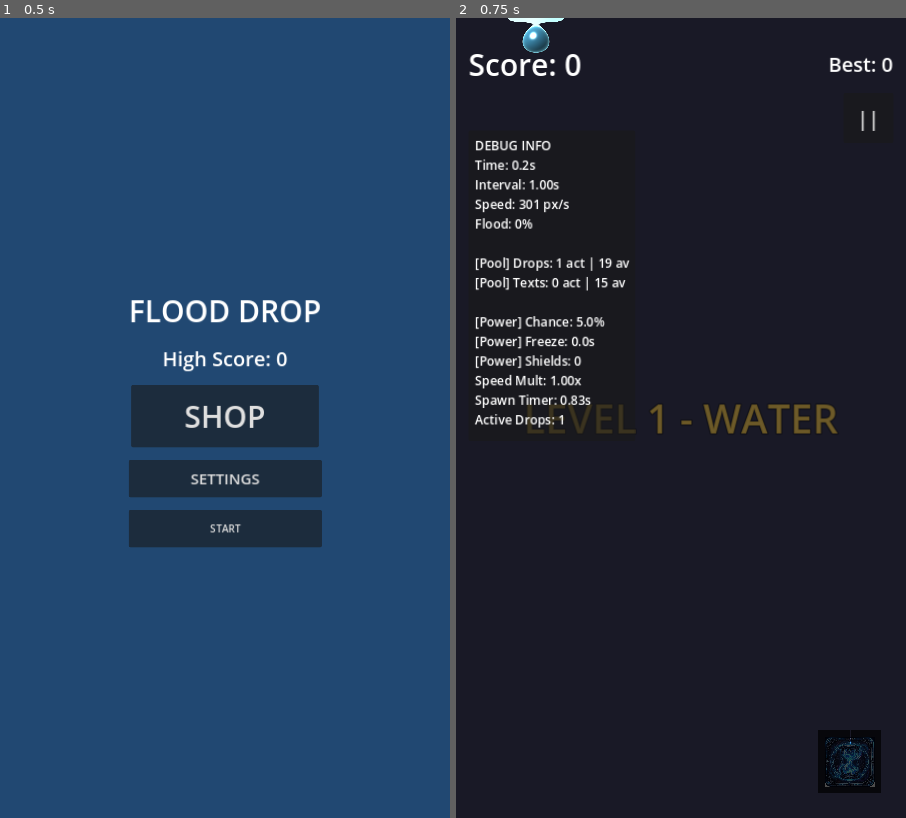
Above: before the commit, frames 1-2 (left to right).
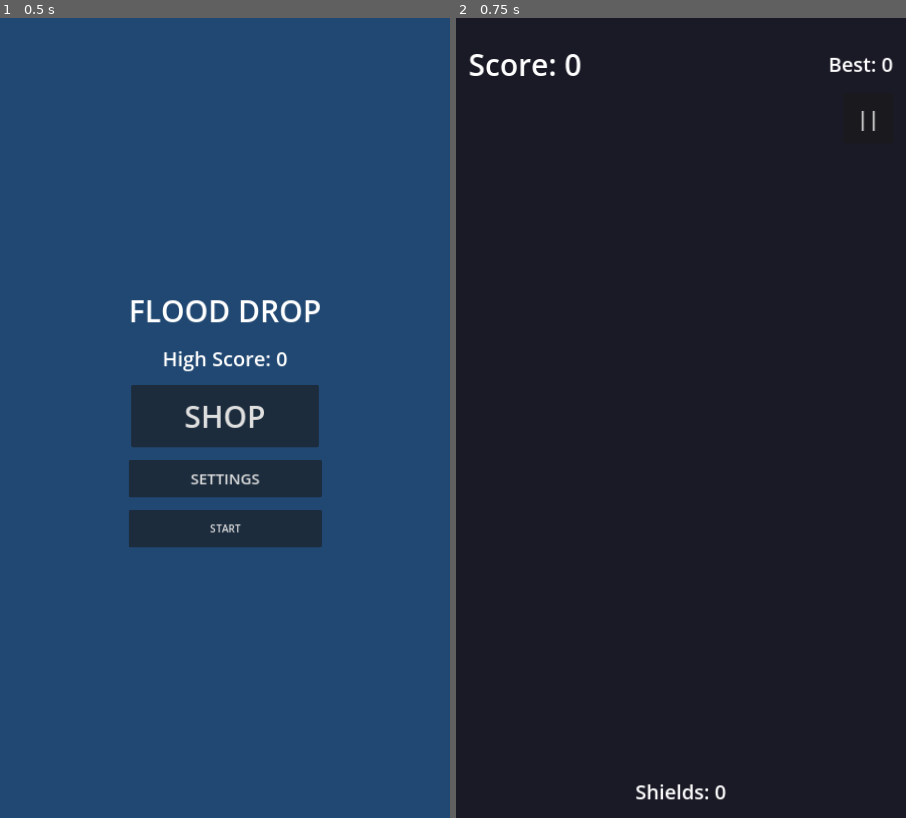
Above: after the commit, the same moments.

Repository: bwilde96/Flooddrop
Game: Godot game, scene res://scenes/Main.tscn
Two runs of this game, one before a commit and one after it. Both use one fixed random seed, a clock stepped at 60 frames per second and the inputs below.
Inputs:
- Up to frame 1 (0.5 s): no input
- Up to frame 2 (0.75 s): click "START" at 0.5 s

Frame 1 is identical in both runs. In frame 2, 4.2% of the frame differs, in the area x 4-95%, y 0-98%.
Error after the commit: Parse Error: Identifier "BackgroundManager" not declared in the current scope. (res://scripts/Gameplay.gd:141)

Commit message:
Implement all 8 animated backgrounds and liquid wipe transition

Diff:
--- /dev/null
+++ b/assets/acid_bg.gdshader
@@ -0,0 +1,31 @@
+shader_type canvas_item;
+uniform vec4 bg_color : source_color = vec4(0.1, 0.15, 0.0, 1.0);
+
+float random(vec2 uv) {
+    return fract(sin(dot(uv, vec2(12.9898, 78.233))) * 43758.5453123);
+}
+
+void fragment() {
+    vec2 uv = UV;
+    vec4 col = bg_color;
+
+    // Vertical metal grates/pipes
+    float pipes = abs(sin(uv.x * 30.0));
+    pipes = smoothstep(0.8, 0.9, pipes);
+
+    col.rgb -= pipes * 0.1;
+
+    // Bubbling acid behind grates
+    float bubbles = sin(uv.y * 20.0 - TIME * 5.0) * sin(uv.x * 50.0);
+    bubbles = smoothstep(0.8, 1.0, bubbles);
+
+    col.rgb += vec3(0.6, 1.0, 0.0) * bubbles * (1.0 - pipes) * 0.5;
+
+    // Flickering fluorescent light
+    float flicker = random(vec2(floor(TIME * 15.0), 0.0));
+    if (flicker > 0.9) {
+        col.rgb += vec3(0.2, 0.3, 0.0);
+    }
+
+    COLOR = col;
+}
--- /dev/null
+++ b/assets/galaxy_bg.gdshader
@@ -0,0 +1,38 @@
+shader_type canvas_item;
+
+float random(vec2 uv) {
+    return fract(sin(dot(uv, vec2(12.9898, 78.233))) * 43758.5453123);
+}
+
+float noise(vec2 uv) {
+    vec2 i = floor(uv);
+    vec2 f = fract(uv);
+    f = f * f * (3.0 - 2.0 * f);
+    return mix(mix(random(i), random(i + vec2(1.0, 0.0)), f.x),
+               mix(random(i + vec2(0.0, 1.0)), random(i + vec2(1.0, 1.0)), f.x), f.y);
+}
+
+void fragment() {
+    vec2 uv = UV;
+    vec3 col = vec3(0.02, 0.02, 0.1); // Deep space base
+
+    // Nebula 1 (Purple)
+    float n1 = noise(uv * 2.0 + vec2(TIME * 0.02, TIME * 0.01));
+    float n2 = noise(uv * 4.0 - vec2(TIME * 0.01, 0.0));
+    float nebula1 = smoothstep(0.4, 0.8, n1 * n2);
+    col += vec3(0.4, 0.1, 0.6) * nebula1;
+
+    // Nebula 2 (Cyan)
+    float n3 = noise(uv * 3.0 - vec2(0.0, TIME * 0.02));
+    float nebula2 = smoothstep(0.5, 0.9, n3);
+    col += vec3(0.1, 0.4, 0.6) * nebula2 * 0.8;
+
+    // Stars
+    float star_val = random(floor(uv * 400.0));
+    if (star_val > 0.99) {
+        float twinkle = sin(TIME * 5.0 + star_val * 100.0) * 0.5 + 0.5;
+        col += vec3(1.0) * twinkle;
+    }
+
+    COLOR = vec4(col, 1.0);
+}
--- /dev/null
+++ b/assets/gold_bg.gdshader
@@ -0,0 +1,36 @@
+shader_type canvas_item;
+uniform vec4 bg_color : source_color = vec4(0.15, 0.13, 0.05, 1.0);
+
+float random(vec2 uv) {
+    return fract(sin(dot(uv, vec2(12.9898, 78.233))) * 43758.5453123);
+}
+
+float noise(vec2 uv) {
+    vec2 i = floor(uv);
+    vec2 f = fract(uv);
+    f = f * f * (3.0 - 2.0 * f);
+    return mix(mix(random(i), random(i + vec2(1.0, 0.0)), f.x),
+               mix(random(i + vec2(0.0, 1.0)), random(i + vec2(1.0, 1.0)), f.x), f.y);
+}
+
+void fragment() {
+    vec2 uv = UV;
+    vec4 col = bg_color;
+
+    // Golden coins/glitter in background
+    float glitter = random(floor(uv * 100.0));
+    glitter *= smoothstep(0.8, 1.0, sin(uv.y * 50.0 + TIME * 2.0) * sin(uv.x * 50.0 + TIME));
+    col.rgb += vec3(1.0, 0.8, 0.2) * glitter * 0.5;
+
+    // Warm light shafts
+    float n1 = noise(vec2(uv.x * 5.0 + TIME * 0.1, 0.0));
+    float shafts = smoothstep(0.4, 0.8, n1);
+
+    col.rgb += vec3(1.0, 0.9, 0.3) * shafts * 0.2;
+
+    // Vignette
+    float dist = distance(uv, vec2(0.5, 0.5));
+    col.rgb *= smoothstep(0.9, 0.4, dist);
+
+    COLOR = col;
+}
--- /dev/null
+++ b/assets/lava_bg.gdshader
@@ -0,0 +1,32 @@
+shader_type canvas_item;
+uniform vec4 bg_color : source_color = vec4(0.15, 0.05, 0.05, 1.0);
+uniform vec4 lava_color : source_color = vec4(0.9, 0.2, 0.0, 1.0);
+
+float random(vec2 uv) {
+    return fract(sin(dot(uv, vec2(12.9898, 78.233))) * 43758.5453123);
+}
+
+float noise(vec2 uv) {
+    vec2 i = floor(uv);
+    vec2 f = fract(uv);
+    f = f * f * (3.0 - 2.0 * f);
+    return mix(mix(random(i), random(i + vec2(1.0, 0.0)), f.x),
+               mix(random(i + vec2(0.0, 1.0)), random(i + vec2(1.0, 1.0)), f.x), f.y);
+}
+
+void fragment() {
+    vec2 uv = UV;
+    vec4 col = bg_color;
+
+    // Heat distortion
+    vec2 dist_uv = uv + vec2(sin(uv.y * 10.0 + TIME) * 0.02, cos(uv.x * 10.0 + TIME) * 0.02);
+
+    // Flowing lava river in background
+    float river = smoothstep(0.4, 0.6, noise(dist_uv * vec2(3.0, 1.0) - vec2(0.0, TIME * 0.2)));
+    float cracks = smoothstep(0.7, 0.8, noise(dist_uv * 15.0));
+
+    col.rgb += lava_color.rgb * river * 0.5;
+    col.rgb += vec3(1.0, 0.5, 0.0) * cracks * 0.8;
+
+    COLOR = col;
+}
--- /dev/null
+++ b/assets/neon_plasma_bg.gdshader
@@ -0,0 +1,52 @@
+shader_type canvas_item;
+uniform vec4 bg_color : source_color = vec4(0.05, 0.0, 0.1, 1.0);
+uniform vec4 grid_color : source_color = vec4(1.0, 0.0, 1.0, 1.0);
+
+float random(vec2 uv) {
+    return fract(sin(dot(uv, vec2(12.9898, 78.233))) * 43758.5453123);
+}
+
+void fragment() {
+    vec2 uv = UV;
+    vec4 col = bg_color;
+
+    // Wireframe Grid (floor perspective)
+    if (uv.y > 0.5) {
+        float floor_y = (uv.y - 0.5) / 0.5; // 0 to 1
+        float perspective_x = (uv.x - 0.5) / (floor_y + 0.1) + 0.5;
+
+        float grid_x = fract(perspective_x * 15.0);
+        float grid_y = fract(pow(floor_y, 0.5) * 15.0 - TIME * 3.0);
+
+        float line_w_x = 0.05 / max(0.1, floor_y);
+        float line_w_y = 0.05;
+
+        if (grid_x < line_w_x || grid_y < line_w_y) {
+            col.rgb = grid_color.rgb * smoothstep(1.0, 0.0, floor_y);
+        }
+    } else {
+        // Distant city silhouette
+        float city = random(vec2(floor(uv.x * 20.0), 0.0));
+        if (uv.y > 0.5 - city * 0.3) {
+            col.rgb += vec3(0.0, 1.0, 1.0) * 0.2; // Cyan glow
+
+            // City windows
+            if (fract(uv.x * 100.0) < 0.2 && fract(uv.y * 50.0) < 0.2) {
+                if (random(floor(uv * vec2(100.0, 50.0))) > 0.5) {
+                    col.rgb = vec3(1.0, 1.0, 0.0);
+                }
+            }
+        }
+    }
+
+    // Digital rain overlay (matrix style)
+    float rain = random(floor(uv * vec2(50.0, 20.0) + vec2(0.0, TIME * 5.0)));
+    if (rain > 0.95) {
+        col.rgb += vec3(0.0, 1.0, 0.8) * 0.3 * smoothstep(1.0, 0.5, uv.y);
+    }
+
+    // Scanlines
+    col.rgb *= 0.9 + 0.1 * sin(uv.y * 500.0);
+
+    COLOR = col;
+}
--- /dev/null
+++ b/assets/rainbow_bg.gdshader
@@ -0,0 +1,36 @@
+shader_type canvas_item;
+
+float random(vec2 uv) {
+    return fract(sin(dot(uv, vec2(12.9898, 78.233))) * 43758.5453123);
+}
+
+float noise(vec2 uv) {
+    vec2 i = floor(uv);
+    vec2 f = fract(uv);
+    f = f * f * (3.0 - 2.0 * f);
+    return mix(mix(random(i), random(i + vec2(1.0, 0.0)), f.x),
+               mix(random(i + vec2(0.0, 1.0)), random(i + vec2(1.0, 1.0)), f.x), f.y);
+}
+
+vec3 hsv2rgb(vec3 c) {
+    vec4 K = vec4(1.0, 2.0 / 3.0, 1.0 / 3.0, 3.0);
+    vec3 p = abs(fract(c.xxx + K.xyz) * 6.0 - K.www);
+    return c.z * mix(K.xxx, clamp(p - K.xxx, 0.0, 1.0), c.y);
+}
+
+void fragment() {
+    vec2 uv = UV;
+
+    // Shifting pastel rainbow background
+    float hue = fract(uv.x * 0.5 + uv.y * 0.5 + TIME * 0.1);
+    vec3 bg = hsv2rgb(vec3(hue, 0.5, 0.9)); // Pastel
+
+    // Soft clouds
+    float n1 = noise(uv * 3.0 + vec2(TIME * 0.05, 0.0));
+    float n2 = noise(uv * 6.0 - vec2(TIME * 0.02, 0.0));
+    float clouds = smoothstep(0.4, 0.8, n1 * n2);
+
+    bg = mix(bg, vec3(1.0), clouds * 0.6);
+
+    COLOR = vec4(bg, 1.0);
+}
--- /dev/null
+++ b/assets/slime_bg.gdshader
@@ -0,0 +1,36 @@
+shader_type canvas_item;
+uniform vec4 bg_color : source_color = vec4(0.05, 0.15, 0.05, 1.0);
+
+float random(vec2 uv) {
+    return fract(sin(dot(uv, vec2(12.9898, 78.233))) * 43758.5453123);
+}
+
+float noise(vec2 uv) {
+    vec2 i = floor(uv);
+    vec2 f = fract(uv);
+    f = f * f * (3.0 - 2.0 * f);
+    return mix(mix(random(i), random(i + vec2(1.0, 0.0)), f.x),
+               mix(random(i + vec2(0.0, 1.0)), random(i + vec2(1.0, 1.0)), f.x), f.y);
+}
+
+void fragment() {
+    vec2 uv = UV;
+    vec4 col = bg_color;
+
+    // Slow rolling fog
+    float n = noise(uv * 3.0 + vec2(TIME * 0.05, 0.0));
+    float n2 = noise(uv * 5.0 - vec2(TIME * 0.1, TIME * 0.05));
+    float fog = smoothstep(0.4, 0.8, n * n2) * 0.5;
+
+    // Glowing spots (spores/mushrooms in bg)
+    float spots = smoothstep(0.85, 0.95, noise(uv * 10.0 + TIME * 0.1));
+
+    col.rgb += vec3(0.2, 0.8, 0.2) * fog;
+    col.rgb += vec3(0.4, 1.0, 0.3) * spots * 0.6;
+
+    // Darken edges
+    float dist = distance(uv, vec2(0.5, 0.5));
+    col.rgb *= smoothstep(0.8, 0.3, dist);
+
+    COLOR = col;
+}
--- /dev/null
+++ b/assets/water_bg.gdshader
@@ -0,0 +1,38 @@
+shader_type canvas_item;
+
+uniform vec4 bg_color : source_color = vec4(0.08, 0.15, 0.18, 1.0);
+uniform vec4 ray_color : source_color = vec4(0.35, 0.78, 0.98, 0.15);
+
+float hash(vec2 p) {
+    return fract(sin(dot(p, vec2(12.9898, 78.233))) * 43758.5453);
+}
+
+float noise(vec2 p) {
+    vec2 i = floor(p);
+    vec2 f = fract(p);
+    f = f * f * (3.0 - 2.0 * f);
+    return mix(mix(hash(i + vec2(0.0, 0.0)), hash(i + vec2(1.0, 0.0)), f.x),
+               mix(hash(i + vec2(0.0, 1.0)), hash(i + vec2(1.0, 1.0)), f.x), f.y);
+}
+
+void fragment() {
+    vec2 uv = UV;
+
+    // Background gradient
+    vec4 final_color = bg_color;
+    final_color.rgb -= uv.y * 0.1; // Darker at bottom
+
+    // God rays
+    float ray_angle = uv.x + uv.y * 0.5;
+    float n1 = noise(vec2(ray_angle * 10.0 + TIME * 0.2, 0.0));
+    float n2 = noise(vec2(ray_angle * 20.0 - TIME * 0.1, 0.0));
+
+    float rays = smoothstep(0.4, 0.8, n1 * n2);
+
+    // Fade rays near bottom
+    rays *= smoothstep(1.0, 0.2, uv.y);
+
+    final_color.rgb += ray_color.rgb * rays * ray_color.a;
+
+    COLOR = final_color;
+}
--- a/project.godot
+++ b/project.godot
@@ -41,3 +41,5 @@
 
 renderer/rendering_method="mobile"
 textures/vram_compression/import_etc2_astc=true
+
+BackgroundManager="*res://scenes/autoloads/BackgroundManager.tscn"
--- /dev/null
+++ b/scenes/autoloads/BackgroundManager.tscn
@@ -0,0 +1,24 @@
+[gd_scene load_steps=2 format=3 uid="uid://bfkbg3xbgqbgp"]
+
+[ext_resource type="Script" path="res://scripts/autoloads/BackgroundManager.gd" id="1_d0b5l"]
+
+[node name="BackgroundManager" type="CanvasLayer"]
+layer = -100
+script = ExtResource("1_d0b5l")
+
+[node name="BackgroundRect" type="ColorRect" parent="."]
+anchors_preset = 15
+anchor_right = 1.0
+anchor_bottom = 1.0
+grow_horizontal = 2
+grow_vertical = 2
+color = Color(0.1, 0.1, 0.15, 1)
+
+[node name="WipeRect" type="ColorRect" parent="."]
+visible = false
+anchors_preset = 15
+anchor_right = 1.0
+anchor_bottom = 1.0
+grow_horizontal = 2
+grow_vertical = 2
+color = Color(0.35, 0.78, 0.98, 1)
--- a/scripts/Gameplay.gd
+++ b/scripts/Gameplay.gd
@@ -135,6 +135,10 @@
 	current_drop_speed = base_drop_speed
 	GameManager.score = 0
 	GameManager.survival_time = 0.0
+
+	if has_node("Background"):
+		$Background.visible = false
+	BackgroundManager.update_background(levels[current_level_index].theme)
 
 	freeze_timer = 0.0
 	shield_charges = 0
@@ -459,8 +463,7 @@
 	tween.tween_property(level_up_label, "modulate:a", 0.0, 0.5).set_delay(2.0)
 
 	var bg_tween = create_tween()
-	bg_tween.tween_property($Background, "color", t.bg_color, 2.0)
-
+	BackgroundManager.update_background(levels[current_level_index].theme)
 	var pool_tween = create_tween()
 	pool_tween.tween_property(flood_rect.material, "shader_parameter/top_color", t.drop_color, 2.0)
 	pool_tween.tween_property(flood_rect.material, "shader_parameter/bottom_color", t.flood_color, 2.0)
--- /dev/null
+++ b/scripts/autoloads/BackgroundManager.gd
@@ -0,0 +1,51 @@
+extends CanvasLayer
+
+@onready var bg_rect: ColorRect = $BackgroundRect
+@onready var wipe_rect: ColorRect = $WipeRect
+
+func _ready() -> void:
+	layer = -100 # Put it way behind everything
+
+	# The BackgroundRect holds the current animated shader/texture
+	# The WipeRect covers it temporarily during transitions
+
+var bg_scripts = {
+	"water": "res://scripts/backgrounds/WaterBG.gd",
+	"slime": "res://scripts/backgrounds/SlimeBG.gd",
+	"lava": "res://scripts/backgrounds/LavaBG.gd",
+	"acid": "res://scripts/backgrounds/AcidBG.gd",
+	"gold": "res://scripts/backgrounds/GoldBG.gd",
+	"rainbow": "res://scripts/backgrounds/RainbowBG.gd",
+	"neon_plasma": "res://scripts/backgrounds/NeonPlasmaBG.gd",
+	"galaxy": "res://scripts/backgrounds/GalaxyBG.gd"
+}
+
+func update_background(theme_id: String) -> void:
+	var t = ThemeManager.get_theme(theme_id)
+	_do_wipe_transition(t.get("drop_color", Color.WHITE), theme_id)
+
+func _do_wipe_transition(wipe_color: Color, theme_id: String) -> void:
+	wipe_rect.color = wipe_color
+	wipe_rect.visible = true
+	wipe_rect.position.y = get_viewport().get_visible_rect().size.y
+
+	var tween = create_tween()
+	# Wipe Up
+	tween.tween_property(wipe_rect, "position:y", 0.0, 0.6).set_ease(Tween.EASE_OUT).set_trans(Tween.TRANS_CUBIC)
+	tween.tween_callback(func():
+		# Swap the actual background visual
+		for child in bg_rect.get_children():
+			child.queue_free()
+
+		if bg_scripts.has(theme_id):
+			var script = load(bg_scripts[theme_id])
+			if script:
+				var new_bg = script.new()
+				bg_rect.add_child(new_bg)
+	)
+	# Fade out
+	tween.tween_property(wipe_rect, "modulate:a", 0.0, 0.4).set_delay(0.1)
+	tween.tween_callback(func():
+		wipe_rect.visible = false
+		wipe_rect.modulate.a = 1.0
+	)
--- /dev/null
+++ b/scripts/backgrounds/AcidBG.gd
@@ -0,0 +1,33 @@
+extends Control
+
+var shader = preload("res://assets/acid_bg.gdshader")
+
+func _ready() -> void:
+	set_anchors_preset(PRESET_FULL_RECT)
+
+	var bg_rect = ColorRect.new()
+	bg_rect.set_anchors_preset(PRESET_FULL_RECT)
+	var mat = ShaderMaterial.new()
+	mat.shader = shader
+	bg_rect.material = mat
+	add_child(bg_rect)
+
+	# Electrical sparks
+	var particles = CPUParticles2D.new()
+	particles.position = Vector2(360, 200)
+	particles.emission_shape = CPUParticles2D.EMISSION_SHAPE_RECTANGLE
+	particles.emission_rect_extents = Vector2(400, 400)
+	particles.amount = 20
+	particles.lifetime = 0.5
+	particles.direction = Vector2(0, 1)
+	particles.spread = 180.0
+	particles.gravity = Vector2(0, 500)
+	particles.initial_velocity_min = 100.0
+	particles.initial_velocity_max = 300.0
+	particles.scale_amount_min = 2.0
+	particles.scale_amount_max = 4.0
+	particles.color = Color(1.0, 1.0, 0.2, 1.0)
+
+	# Sparks burst randomly rather than constantly emitting perfectly
+	particles.explosiveness = 0.8
+	add_child(particles)
--- /dev/null
+++ b/scripts/backgrounds/GalaxyBG.gd
@@ -0,0 +1,36 @@
+extends Control
+
+var shader = preload("res://assets/galaxy_bg.gdshader")
+
+func _ready() -> void:
+	set_anchors_preset(PRESET_FULL_RECT)
+
+	var bg_rect = ColorRect.new()
+	bg_rect.set_anchors_preset(PRESET_FULL_RECT)
+	var mat = ShaderMaterial.new()
+	mat.shader = shader
+	bg_rect.material = mat
+	add_child(bg_rect)
+
+	# Shooting stars / Comets
+	var particles = CPUParticles2D.new()
+	particles.position = Vector2(720, -100) # Top right
+	particles.emission_shape = CPUParticles2D.EMISSION_SHAPE_RECTANGLE
+	particles.emission_rect_extents = Vector2(200, 400)
+	particles.amount = 5
+	particles.lifetime = 1.5
+	particles.direction = Vector2(-1, 1) # Diagonal down-left
+	particles.spread = 5.0
+	particles.gravity = Vector2(0, 0)
+	particles.initial_velocity_min = 600.0
+	particles.initial_velocity_max = 1000.0
+	particles.scale_amount_min = 2.0
+	particles.scale_amount_max = 5.0
+
+	# Make them look like comets (long)
+	# CPUParticles doesn't easily do trail without texture, but we can fake it by stretching
+	particles.scale = Vector2(4.0, 1.0)
+	particles.rotation = particles.direction.angle()
+
+	particles.color = Color(1.0, 1.0, 1.0, 0.8)
+	add_child(particles)
--- /dev/null
+++ b/scripts/backgrounds/GoldBG.gd
@@ -0,0 +1,30 @@
+extends Control
+
+var shader = preload("res://assets/gold_bg.gdshader")
+
+func _ready() -> void:
+	set_anchors_preset(PRESET_FULL_RECT)
+
+	var bg_rect = ColorRect.new()
+	bg_rect.set_anchors_preset(PRESET_FULL_RECT)
+	var mat = ShaderMaterial.new()
+	mat.shader = shader
+	bg_rect.material = mat
+	add_child(bg_rect)
+
+	# Floating gold dust (bokeh)
+	var particles = CPUParticles2D.new()
+	particles.position = Vector2(360, 640)
+	particles.emission_shape = CPUParticles2D.EMISSION_SHAPE_RECTANGLE
+	particles.emission_rect_extents = Vector2(400, 700)
+	particles.amount = 50
+	particles.lifetime = 8.0
+	particles.direction = Vector2(0, -1)
+	particles.spread = 180.0
+	particles.gravity = Vector2(0, -5)
+	particles.initial_velocity_min = 5.0
+	particles.initial_velocity_max = 20.0
+	particles.scale_amount_min = 3.0
+	particles.scale_amount_max = 12.0
+	particles.color = Color(1.0, 0.9, 0.4, 0.4)
+	add_child(particles)
--- /dev/null
+++ b/scripts/backgrounds/LavaBG.gd
@@ -0,0 +1,30 @@
+extends Control
+
+var shader = preload("res://assets/lava_bg.gdshader")
+
+func _ready() -> void:
+	set_anchors_preset(PRESET_FULL_RECT)
+
+	var bg_rect = ColorRect.new()
+	bg_rect.set_anchors_preset(PRESET_FULL_RECT)
+	var mat = ShaderMaterial.new()
+	mat.shader = shader
+	bg_rect.material = mat
+	add_child(bg_rect)
+
+	# Flying Embers
+	var particles = CPUParticles2D.new()
+	particles.position = Vector2(360, 1350)
+	particles.emission_shape = CPUParticles2D.EMISSION_SHAPE_RECTANGLE
+	particles.emission_rect_extents = Vector2(400, 1)
+	particles.amount = 40
+	particles.lifetime = 6.0
+	particles.direction = Vector2(0, -1)
+	particles.spread = 45.0
+	particles.gravity = Vector2(0, -50)
+	particles.initial_velocity_min = 50.0
+	particles.initial_velocity_max = 100.0
+	particles.scale_amount_min = 2.0
+	particles.scale_amount_max = 5.0
+	particles.color = Color(1.0, 0.4, 0.0, 1.0)
+	add_child(particles)
--- /dev/null
+++ b/scripts/backgrounds/NeonPlasmaBG.gd
@@ -0,0 +1,30 @@
+extends Control
+
+var shader = preload("res://assets/neon_plasma_bg.gdshader")
+
+func _ready() -> void:
+	set_anchors_preset(PRESET_FULL_RECT)
+
+	var bg_rect = ColorRect.new()
+	bg_rect.set_anchors_preset(PRESET_FULL_RECT)
+	var mat = ShaderMaterial.new()
+	mat.shader = shader
+	bg_rect.material = mat
+	add_child(bg_rect)
+
+	# Falling digital data particles
+	var particles = CPUParticles2D.new()
+	particles.position = Vector2(360, -50)
+	particles.emission_shape = CPUParticles2D.EMISSION_SHAPE_RECTANGLE
+	particles.emission_rect_extents = Vector2(400, 1)
+	particles.amount = 40
+	particles.lifetime = 3.0
+	particles.direction = Vector2(0, 1)
+	particles.spread = 0.0
+	particles.gravity = Vector2(0, 500)
+	particles.initial_velocity_min = 200.0
+	particles.initial_velocity_max = 500.0
+	particles.scale_amount_min = 1.0
+	particles.scale_amount_max = 3.0
+	particles.color = Color(0.0, 1.0, 1.0, 0.6)
+	add_child(particles)
--- /dev/null
+++ b/scripts/backgrounds/RainbowBG.gd
@@ -0,0 +1,32 @@
+extends Control
+
+var shader = preload("res://assets/rainbow_bg.gdshader")
+
+func _ready() -> void:
+	set_anchors_preset(PRESET_FULL_RECT)
+
+	var bg_rect = ColorRect.new()
+	bg_rect.set_anchors_preset(PRESET_FULL_RECT)
+	var mat = ShaderMaterial.new()
+	mat.shader = shader
+	bg_rect.material = mat
+	add_child(bg_rect)
+
+	# Floating geometric shards (simulated with large particles)
+	var particles = CPUParticles2D.new()
+	particles.position = Vector2(360, 1350)
+	particles.emission_shape = CPUParticles2D.EMISSION_SHAPE_RECTANGLE
+	particles.emission_rect_extents = Vector2(400, 700)
+	particles.amount = 15
+	particles.lifetime = 20.0
+	particles.direction = Vector2(0, -1)
+	particles.spread = 15.0
+	particles.gravity = Vector2(0, -5)
+	particles.initial_velocity_min = 10.0
+	particles.initial_velocity_max = 30.0
+	particles.angular_velocity_min = -30.0
+	particles.angular_velocity_max = 30.0
+	particles.scale_amount_min = 10.0
+	particles.scale_amount_max = 30.0
+	particles.color = Color(1.0, 1.0, 1.0, 0.4)
+	add_child(particles)
--- /dev/null
+++ b/scripts/backgrounds/SlimeBG.gd
@@ -0,0 +1,30 @@
+extends Control
+
+var shader = preload("res://assets/slime_bg.gdshader")
+
+func _ready() -> void:
+	set_anchors_preset(PRESET_FULL_RECT)
+
+	var bg_rect = ColorRect.new()
+	bg_rect.set_anchors_preset(PRESET_FULL_RECT)
+	var mat = ShaderMaterial.new()
+	mat.shader = shader
+	bg_rect.material = mat
+	add_child(bg_rect)
+
+	# Floating spores
+	var particles = CPUParticles2D.new()
+	particles.position = Vector2(360, 1350)
+	particles.emission_shape = CPUParticles2D.EMISSION_SHAPE_RECTANGLE
+	particles.emission_rect_extents = Vector2(400, 1)
+	particles.amount = 30
+	particles.lifetime = 15.0
+	particles.direction = Vector2(0, -1)
+	particles.spread = 15.0
+	particles.gravity = Vector2(0, -15)
+	particles.initial_velocity_min = 10.0
+	particles.initial_velocity_max = 30.0
+	particles.scale_amount_min = 2.0
+	particles.scale_amount_max = 6.0
+	particles.color = Color(0.4, 1.0, 0.3, 0.6)
+	add_child(particles)
--- /dev/null
+++ b/scripts/backgrounds/WaterBG.gd
@@ -0,0 +1,31 @@
+extends Control
+
+var shader = preload("res://assets/water_bg.gdshader")
+
+func _ready() -> void:
+	set_anchors_preset(PRESET_FULL_RECT)
+
+	var bg_rect = ColorRect.new()
+	bg_rect.set_anchors_preset(PRESET_FULL_RECT)
+	var mat = ShaderMaterial.new()
+	mat.shader = shader
+	bg_rect.material = mat
+	add_child(bg_rect)
+
+	var particles = CPUParticles2D.new()
+	particles.position = Vector2(360, -50)
+	particles.emission_shape = CPUParticles2D.EMISSION_SHAPE_RECTANGLE
+	particles.emission_rect_extents = Vector2(400, 1)
+	particles.amount = 15
+	particles.lifetime = 10.0
+	particles.direction = Vector2(0, 1)
+	particles.spread = 20.0
+	particles.gravity = Vector2(0, 30)
+	particles.initial_velocity_min = 20.0
+	particles.initial_velocity_max = 50.0
+	particles.angular_velocity_min = -45.0
+	particles.angular_velocity_max = 45.0
+	particles.scale_amount_min = 4.0
+	particles.scale_amount_max = 8.0
+	particles.color = Color(0.2, 0.8, 0.4, 0.8)
+	add_child(particles)
